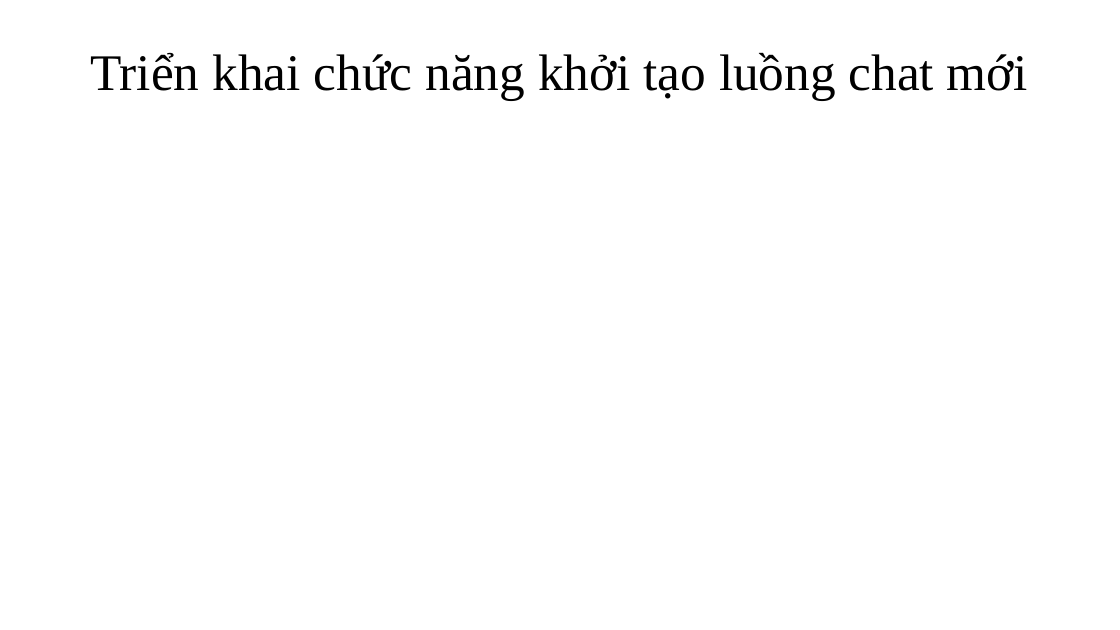
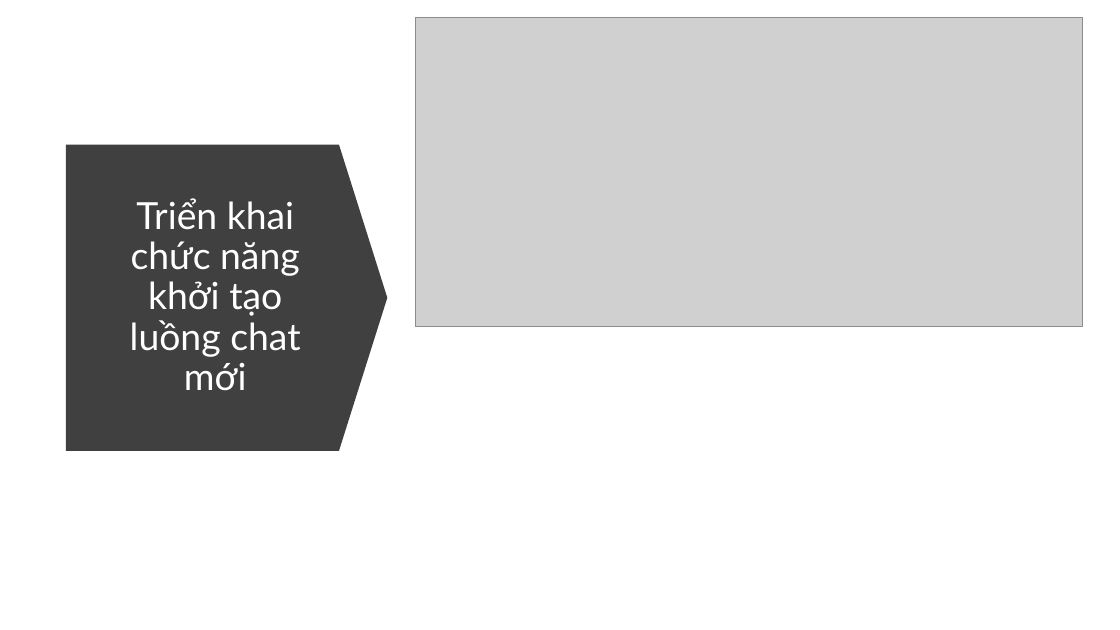
Before and after one commit to ngovanuc/Vietnamese_History_Chatbot, a slide deck: slide 30 of documents/slide bao cao.pptx (slide 28 before the commit). Drawn at 1120x630 pixels with LibreOffice and Linux fonts; fonts in the diff are those of the drawing; grey boxes stand for pictures. Boxes give left, top, right and bottom in pixels: in the first picture for what was removed or moved away, otherwise in the second. Text is boxed around its words. In the diff, an @@ line names an element or a change of style, - is before the commit and + after.

```diff
--- a/documents/slide bao cao.pptx
+++ b/documents/slide bao cao.pptx
@@ picture added at bbox=[416, 17, 1082, 327] @@
@@ down arrow added at bbox=[66, 145, 388, 451], fill #404040 @@
@@ text "Triển khai chức năng khởi ...": place and size @@
-text "Triển khai chức năng khởi ..." at bbox=[90, 52, 1028, 101]
+text "Triển khai chức năng khởi ..." at bbox=[130, 198, 300, 391]
@@ text "Triển khai chức năng khởi ..." at bbox=[130, 198, 300, 391]: size 44 to 32 pt, font Times New Roman to Lato, text colour #000000 to #FFFFFF; more space between paragraphs @@
```
Also in this commit, not shown: 37 other slides changed, 4 slides added, 4 slides removed.
